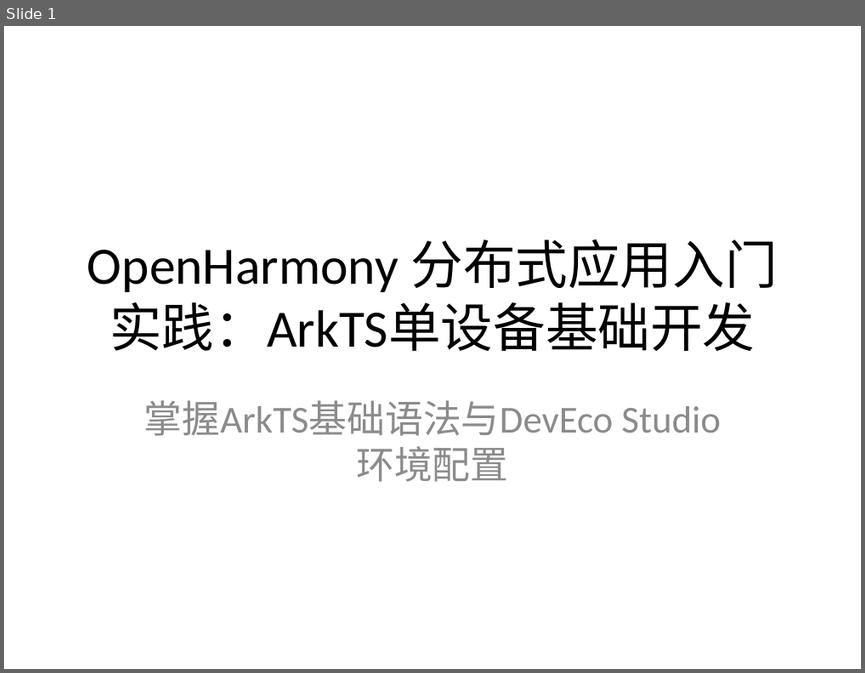
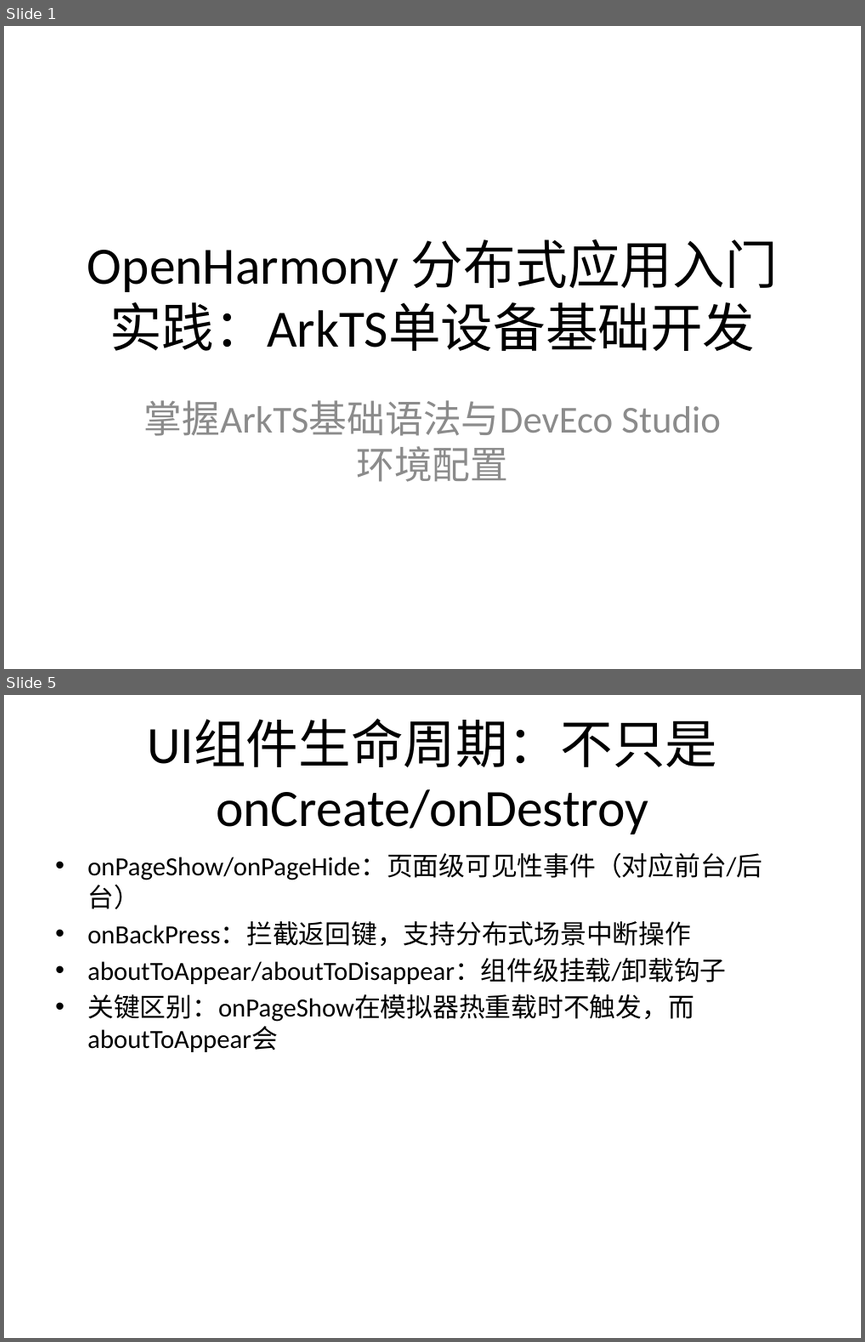
Before and after one commit to Lxlorange/zhiyan, a slide deck: backend/generated/pptx/classroom-2-item-12.pptx. Shown one above the other, each under a label of ours: slide 1 before the commit, slides 1 and 5 after it; the slides between them are not shown. The pictures are 865x673 and 865x1342 pixels, drawn with LibreOffice and Linux fonts; fonts in the diff are those of the drawing. Boxes give left, top, right and bottom in pixels: in the first picture for what was removed or moved away, otherwise in the second. Text is boxed around its words. In the diff, an @@ line names an element or a change of style, - is before the commit and + after.

```diff
--- a/backend/generated/pptx/classroom-2-item-12.pptx
+++ b/backend/generated/pptx/classroom-2-item-12.pptx
@@ slide 5 added at (4,695,861,1338), background #FFFFFF @@
@@ title added at (147,720,717,834), 44 pt, text #000000 @@
+UI组件生命周期：不只是onCreate/onDestroy
@@ text added at (87,853,762,1052), 22 pt, text #000000 @@
+• onPageShow/onPageHide：页面级可见性事件（对应前台/后台）
+• onBackPress：拦截返回键，支持分布式场景中断操作
+• aboutToAppear/aboutToDisappear：组件级挂载/卸载钩子
+• 关键区别：onPageShow在模拟器热重载时不触发，而aboutToAppear会
```
Also in this commit, not shown: 5 slides changed, 1 other slide added, 2 slides removed, 30 other files.
